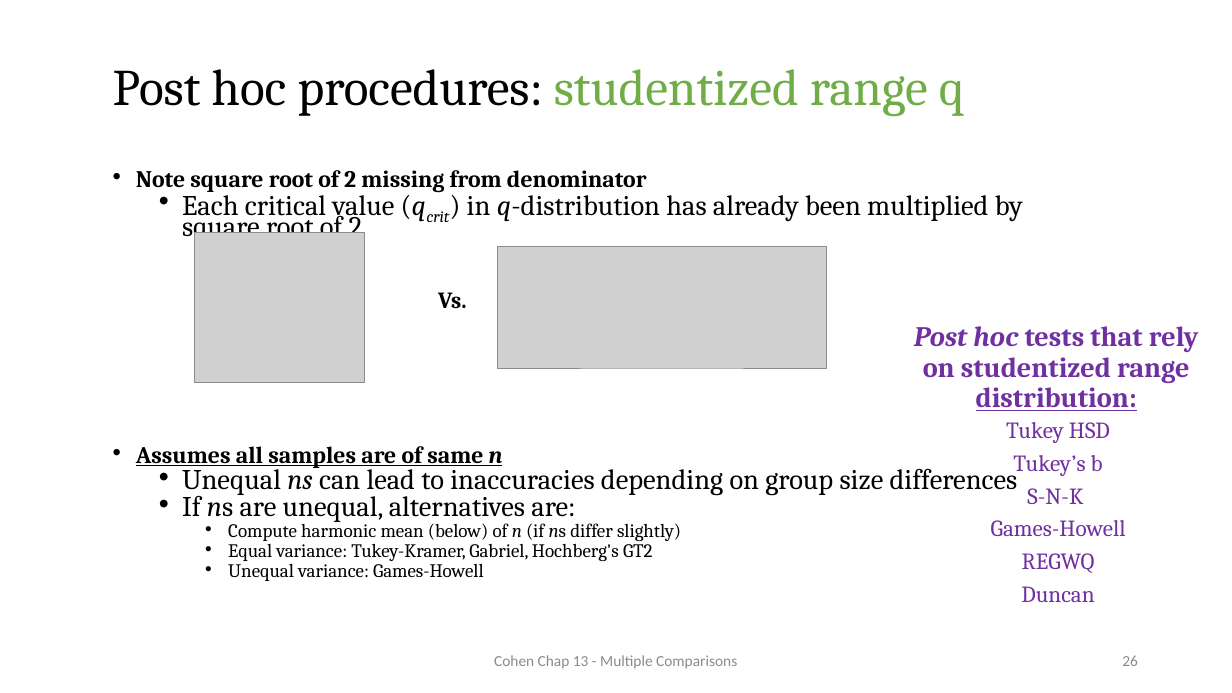
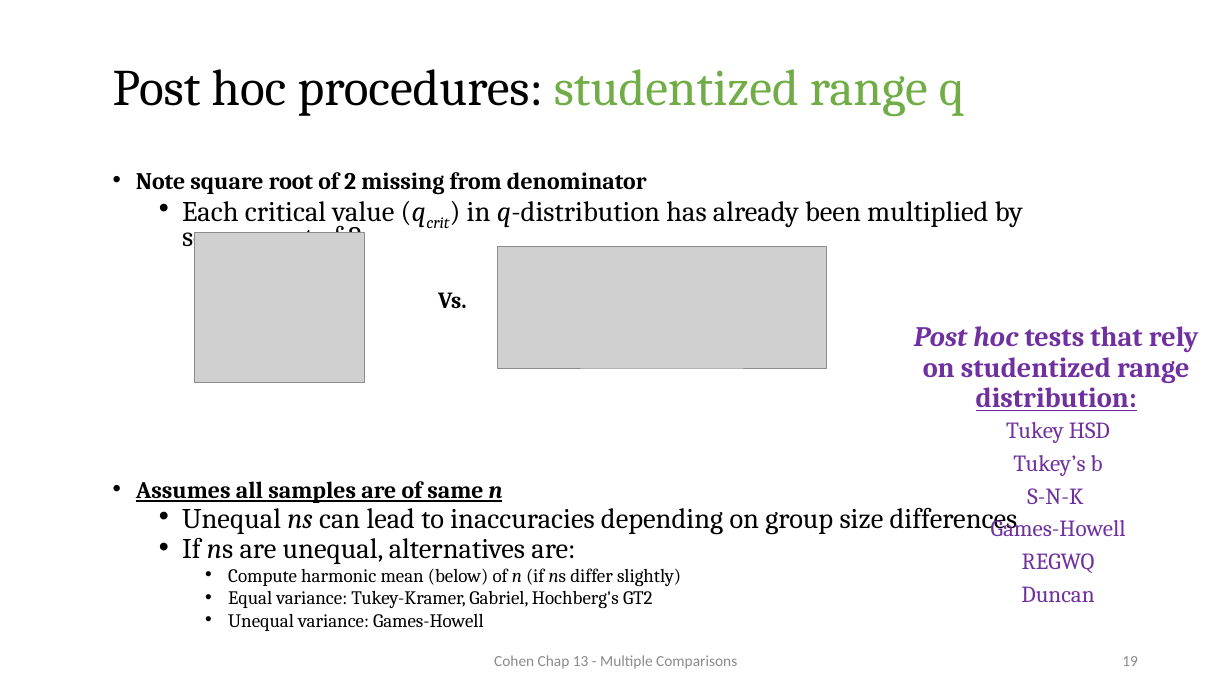
Before and after one commit to CEHS-research/PSY-6600_public, a slide deck: slide 19 of slides/Ch13_multcomp.pptx (slide 26 before the commit). Drawn at 1232x693 pixels with LibreOffice and Linux fonts; fonts in the diff are those of the drawing; grey boxes stand for pictures. Boxes give left, top, right and bottom in pixels: in the first picture for what was removed or moved away, otherwise in the second. Text is boxed around its words. In the diff, an @@ line names an element or a change of style, - is before the commit and + after.

```diff
--- a/slides/Ch13_multcomp.pptx
+++ b/slides/Ch13_multcomp.pptx
@@ text "Note square root of 2 ..." at (136,172,1023,631): line spacing 0.6 to 0.7 @@
@@ page number at (1122,656,1138,666): text changed @@
-26
+19
```
Also in this commit, not shown: 6 other slides changed, 5 slides added, 1 slide removed.
